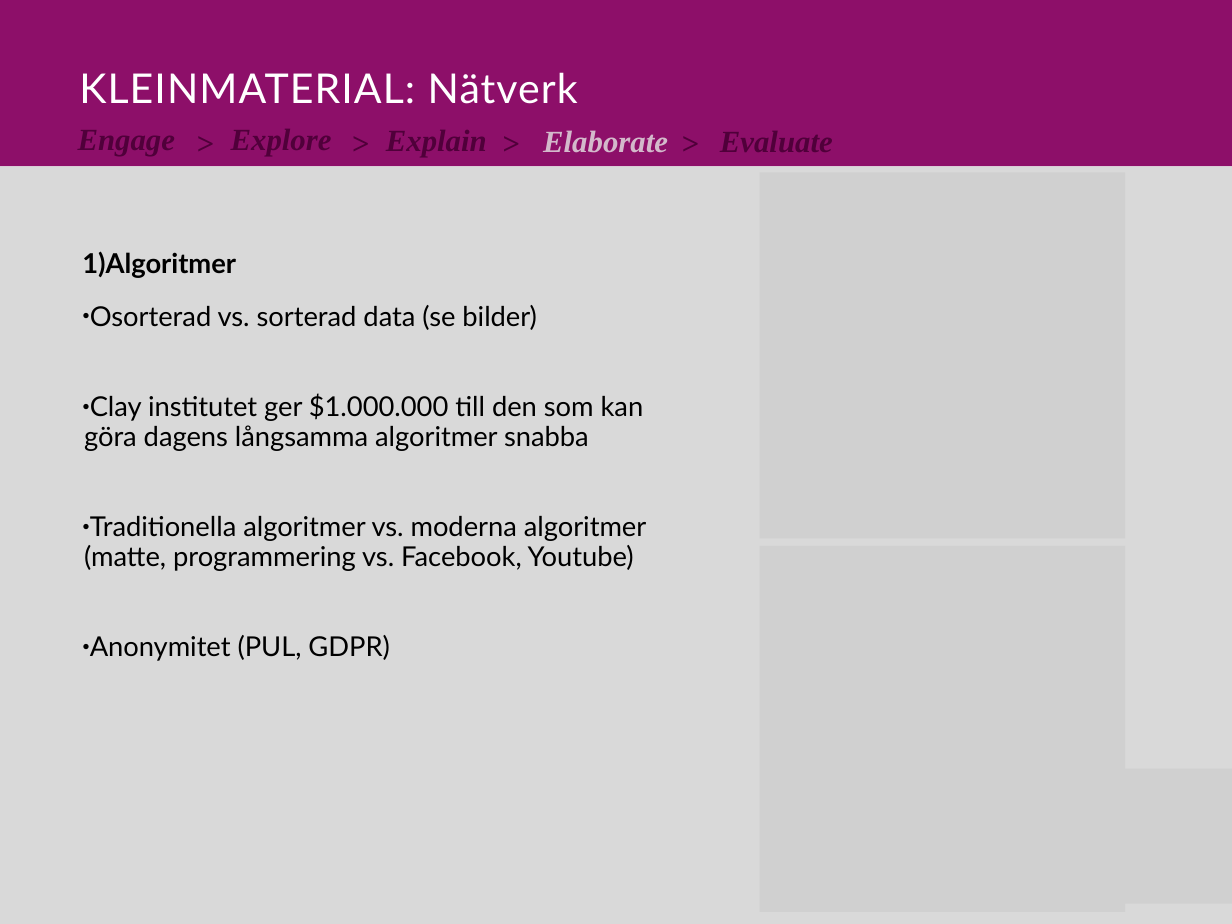
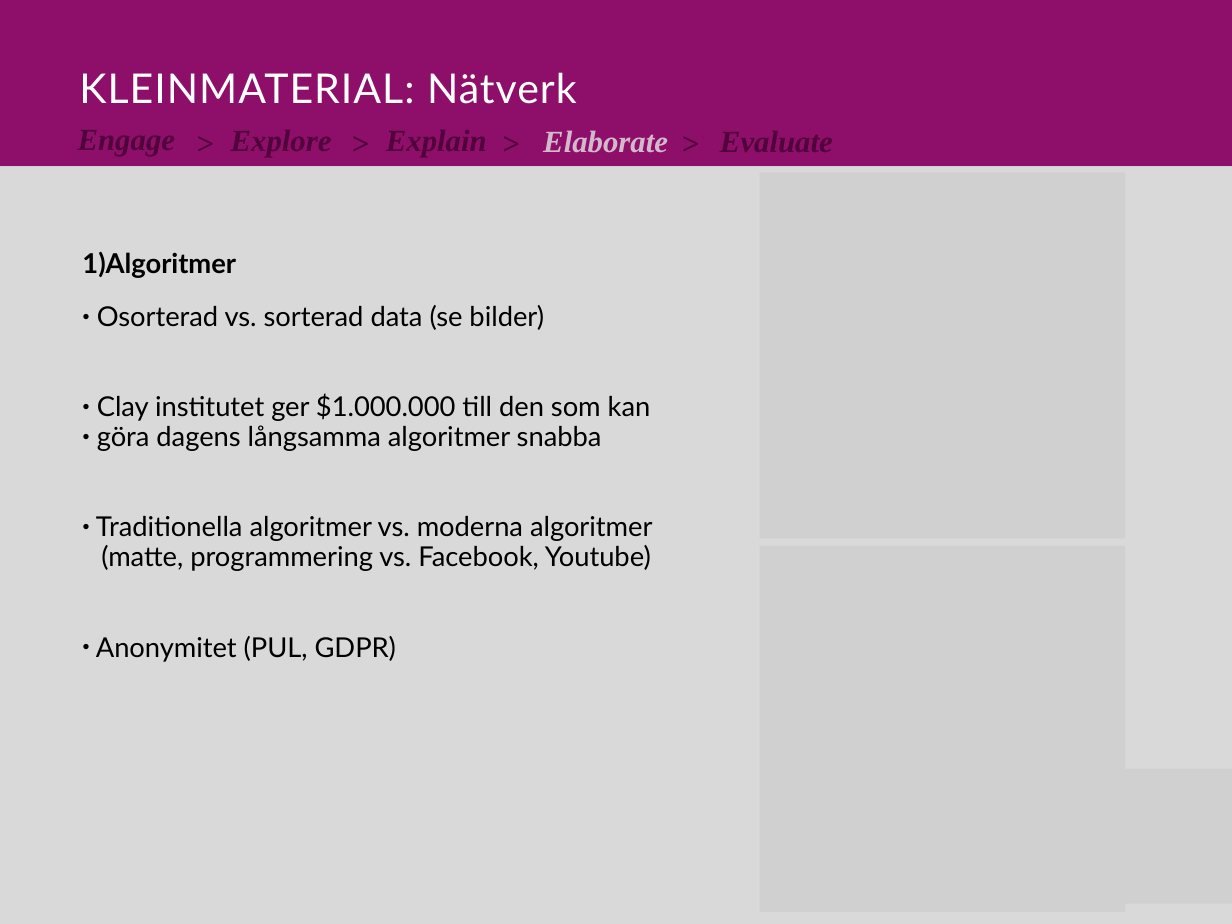
Before and after one commit to Niwsters/teaching-materials-thesis, a slide deck: slide 6 of revisions/2017-nätverk/material_nätverk_revision.pptx. Drawn at 1232x924 pixels with LibreOffice and Linux fonts; fonts in the diff are those of the drawing; grey boxes stand for pictures. Boxes give left, top, right and bottom in pixels: in the first picture for what was removed or moved away, otherwise in the second. Text is boxed around its words. In the diff, an @@ line names an element or a change of style, - is before the commit and + after.

```diff
--- a/revisions/2017-nätverk/material_nätverk_revision.pptx
+++ b/revisions/2017-nätverk/material_nätverk_revision.pptx
@@ text at [96,305,653,662]: indent changed @@
@@ text at [97,393,651,451]: text changed @@
-● Clay institutet ger $1.000.000 till den som kan göra dagens långsamma algoritmer snabba
+● Clay institutet ger $1.000.000 till den som kan
+● göra dagens långsamma algoritmer snabba
```
Also in this commit, not shown: 8 other slides changed, 1 other file.
